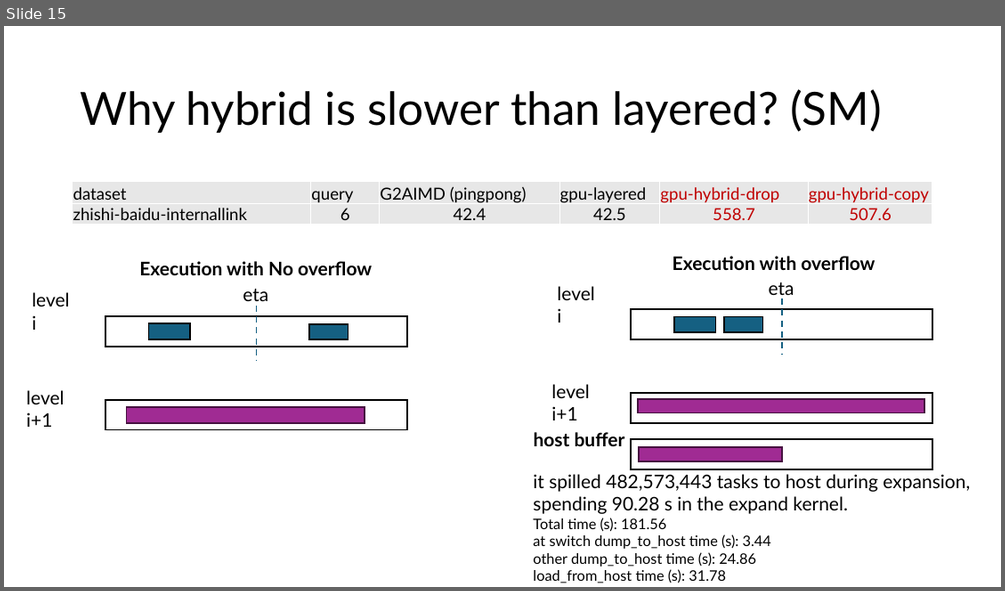
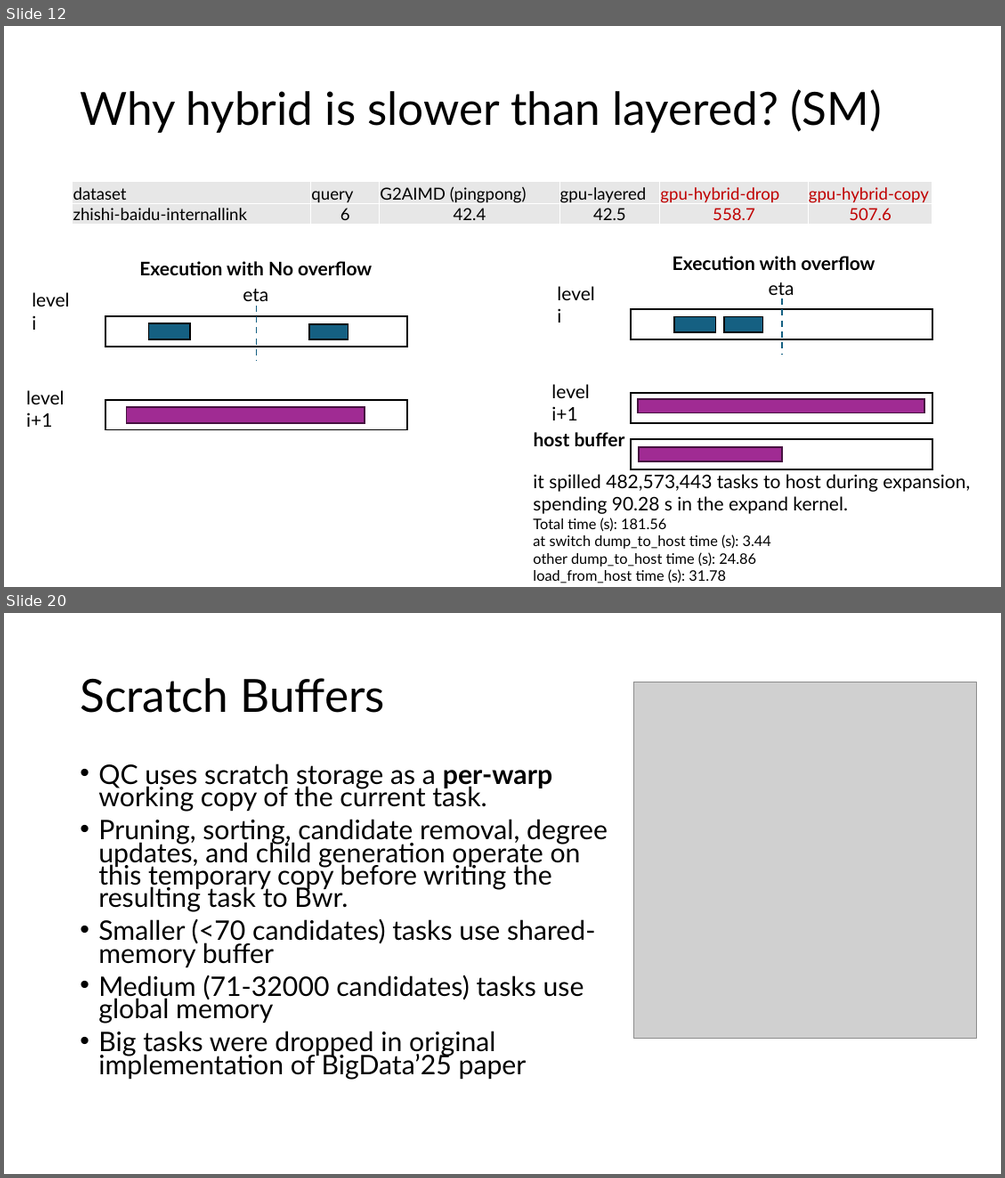
Before and after one commit to akhlaqueak/G-ThinkerCG, a slide deck: revision.pptx. Shown one above the other, each under a label of ours: slide 15 before the commit, slides 12 and 20 after it; the slides between them are not shown. The pictures are 1005x591 and 1005x1178 pixels, drawn with LibreOffice and Linux fonts; fonts in the diff are those of the drawing; grey boxes stand for pictures. Boxes give left, top, right and bottom in pixels: in the first picture for what was removed or moved away, otherwise in the second. Text is boxed around its words. In the diff, an @@ line names an element or a change of style, - is before the commit and + after.

```diff
--- a/revision.pptx
+++ b/revision.pptx
@@ slide 20 added at (4, 613, 1001, 1174), background #FFFFFF @@
@@ title added at (80, 678, 385, 713), 44 pt, text #000000 @@
+Scratch Buffers
@@ picture added at (633, 682, 976, 1038) @@
@@ text added at (98, 763, 607, 1078), 25.9 pt, text #000000 @@
+• QC uses scratch storage as a per-warp working copy of the current task.
+• Pruning, sorting, candidate removal, degree updates, and child generation operate on this temporary copy before writing the resulting task to Bwr.
+• Smaller (<70 candidates) tasks use shared-memory buffer
+• Medium (71-32000 candidates) tasks use global memory
+• Big tasks were dropped in original implementation of BigData’25 paper
@@ what was slide 15 is now slide 12 @@
```
Also in this commit, not shown: 8 other slides added, 3 slides removed, 19 other files.
